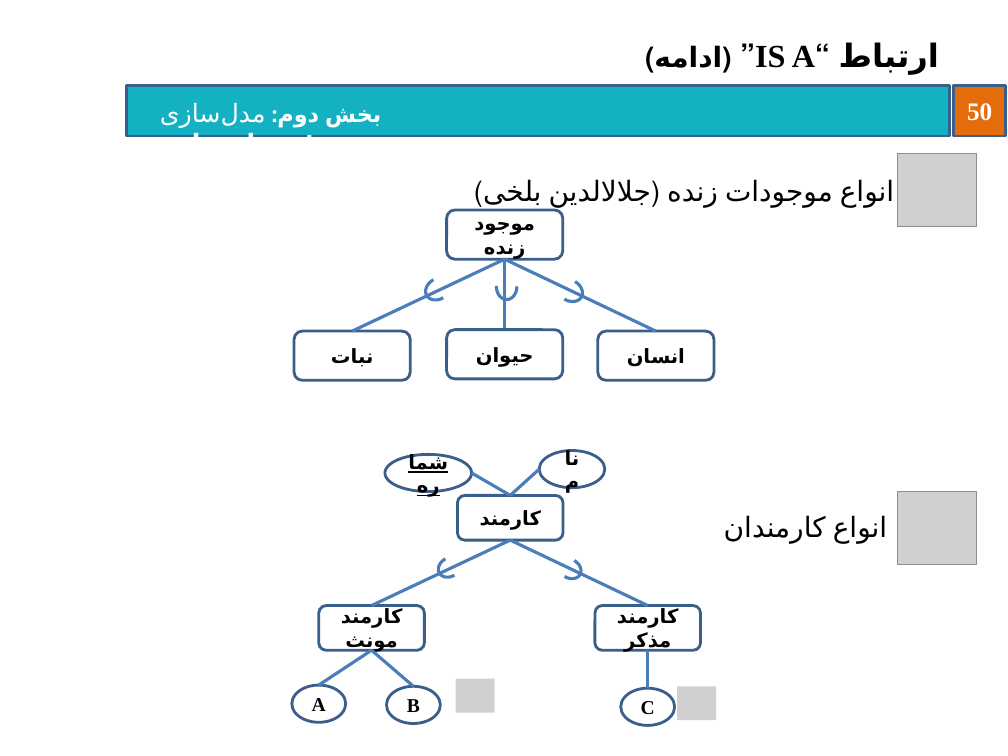
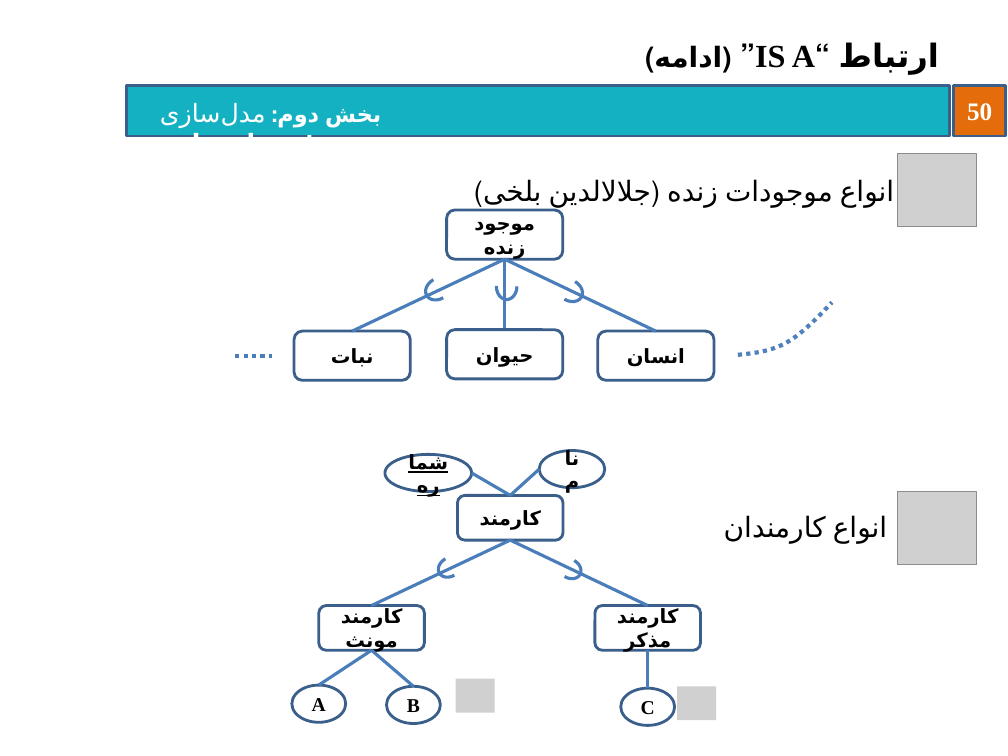
Before and after one commit to behnamhatami/DB-Slides, a slide deck: slide 50 of 2-DB-DataModeling.pptx. Drawn at 1008x756 pixels with LibreOffice and Linux fonts; fonts in the diff are those of the drawing; grey boxes stand for pictures; background and template pictures are left out. Boxes give left, top, right and bottom in pixels: in the first picture for what was removed or moved away, otherwise in the second. Text is boxed around its words. In the diff, an @@ line names an element or a change of style, - is before the commit and + after.

```diff
--- a/2-DB-DataModeling.pptx
+++ b/2-DB-DataModeling.pptx
@@ freeform shape added at (738, 302, 832, 355), outline #4F81BD 3 pt dashed @@
@@ line added from (235, 356) to (272, 356), #4B7EBC 3 pt dashed @@
```
Also in this commit, not shown: 10 other slides changed.
